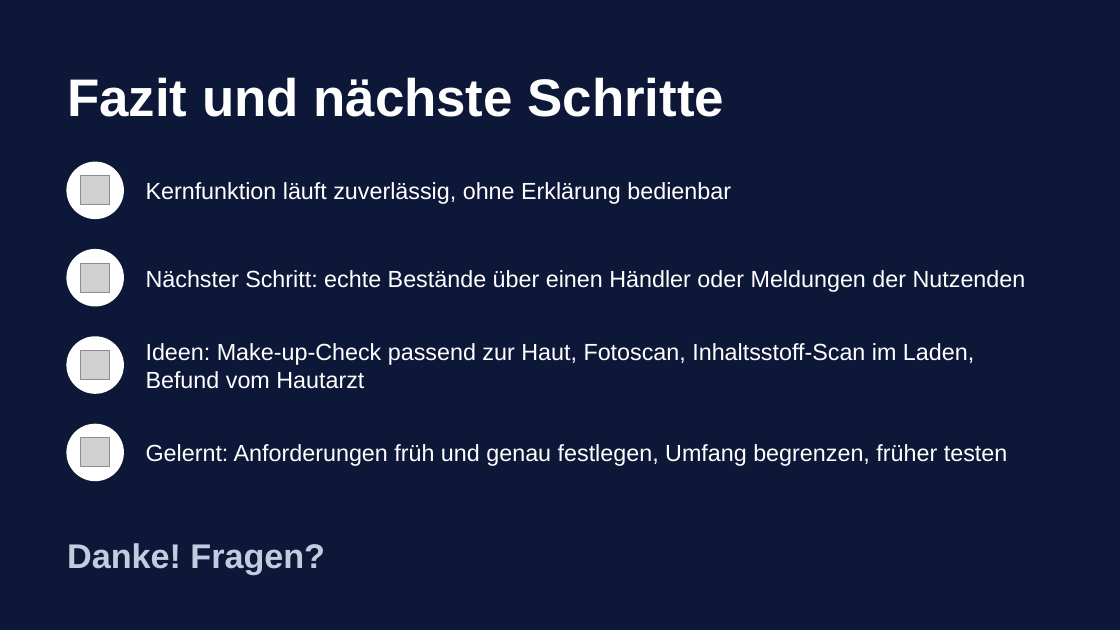
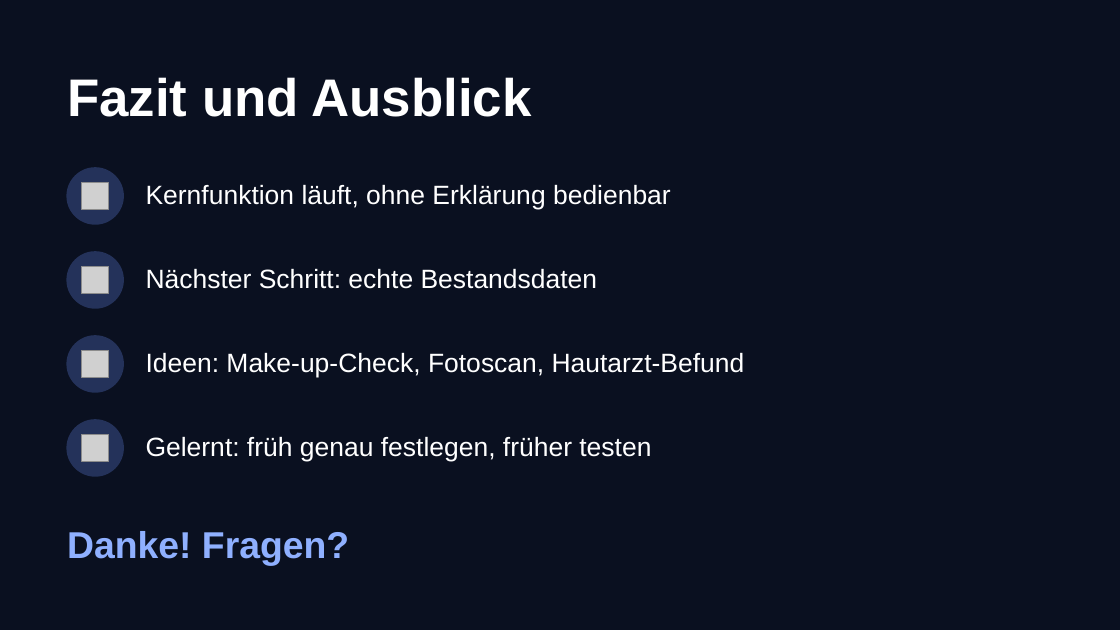
Before and after one commit to anikaprksn/Digitale-WElten, a slide deck: slide 12 of abgabe/Praesentation_BeautyFinder.pptx. Drawn at 1120x630 pixels with LibreOffice and Linux fonts; fonts in the diff are those of the drawing; grey boxes stand for pictures. Boxes give left, top, right and bottom in pixels: in the first picture for what was removed or moved away, otherwise in the second. Text is boxed around its words. In the diff, an @@ line names an element or a change of style, - is before the commit and + after.

```diff
--- a/abgabe/Praesentation_BeautyFinder.pptx
+++ b/abgabe/Praesentation_BeautyFinder.pptx
@@ background #0D1838 to #0A1020 @@
@@ text at bbox=[67, 77, 531, 117]: text changed @@
-Fazit und nächste Schritte
+Fazit und Ausblick
@@ fill #FFFFFF to #24325A; outline #FFFFFF 1 pt to #24325A 1 pt in 4 elements at bbox=[67, 336, 123, 392], bbox=[67, 252, 123, 308], bbox=[67, 420, 123, 476], bbox=[67, 168, 123, 224] @@
@@ 2 pictures, 1 ellipse: place and size @@
-2 pictures, 1 ellipse at bbox=[67, 162, 123, 292]
+2 pictures, 1 ellipse at bbox=[67, 168, 123, 293]
@@ text at bbox=[146, 184, 671, 210]: text changed; size 15 to 17 pt @@
-Kernfunktion läuft zuverlässig, ohne Erklärung bedienbar
+Kernfunktion läuft, ohne Erklärung bedienbar
@@ text at bbox=[146, 268, 598, 289]: text changed; size 15 to 17 pt @@
-Nächster Schritt: echte Bestände über einen Händler oder Meldungen der Nutzenden
+Nächster Schritt: echte Bestandsdaten
@@ text at bbox=[146, 352, 745, 378]: text changed; size 15 to 17 pt @@
-Ideen: Make-up-Check passend zur Haut, Fotoscan, Inhaltsstoff-Scan im Laden, Befund vom Hautarzt
+Ideen: Make-up-Check, Fotoscan, Hautarzt-Befund
@@ ellipse: place and size @@
-ellipse at bbox=[67, 424, 123, 480]
+ellipse at bbox=[67, 420, 123, 476]
@@ picture: place and size @@
-picture at bbox=[81, 438, 110, 467]
+picture at bbox=[82, 435, 109, 461]
@@ text at bbox=[146, 436, 651, 462]: text changed; size 15 to 17 pt @@
-Gelernt: Anforderungen früh und genau festlegen, Umfang begrenzen, früher testen
+Gelernt: früh genau festlegen, früher testen
@@ text "Danke! Fragen?": place and size @@
-text "Danke! Fragen?" at bbox=[67, 543, 325, 574]
+text "Danke! Fragen?" at bbox=[67, 531, 349, 565]
@@ text "Danke! Fragen?" at bbox=[67, 531, 349, 565]: size 22 to 24 pt, text colour #C2CBE0 to #8FB0FF @@
```
Also in this commit, not shown: 11 other slides changed.
